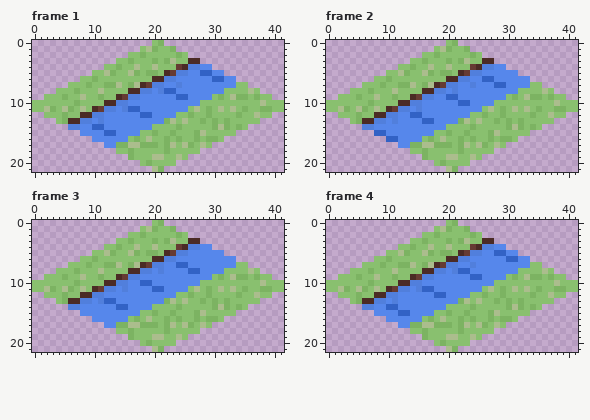
Pixel-art file: assets/river.aseprite. Above is the file before it was changed.
42x22 pixels, 6 frames. Shown: frame 1, frame 2, frame 3, frame 4. The commit also changed other frames, which this record leaves out.
And afterwards:
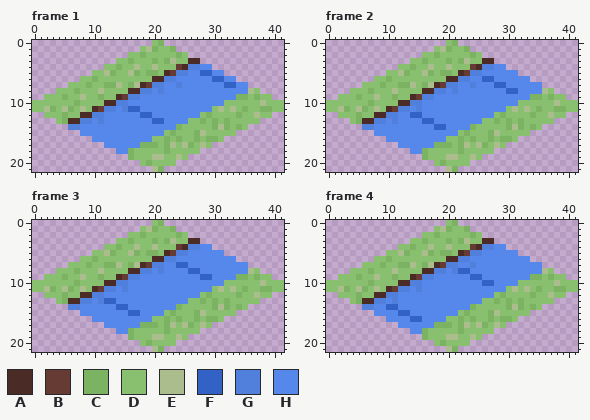
Palette (. is transparent): A #4b2b25  B #663b33  C #7cb362  D #89c06f  E #abbd8d  F #3262c5  G #517fdc  H #5687eb
The exact change:
{"change": "layer \"Waves\" added"}
{"change": "layer \"waves\" removed"}
{"where": "frame 1"}
{"frame":1,"y":7,"x":32,"old":"HHDD","new":"FFHH"}
{"frame":1,"y":8,"x":22,"old":"FF","new":"HH"}
{"frame":1,"y":8,"x":32,"old":"DDDD","new":"HHHH"}
{"frame":1,"y":9,"x":24,"old":"FF","new":"HH"}
{"frame":1,"y":9,"x":30,"old":"DCDE","new":"HHHH"}
{"frame":1,"y":10,"x":28,"old":"DDDD","new":"HHHH"}
{"frame":1,"y":11,"x":26,"old":"DEDC","new":"HHHH"}
{"frame":1,"y":12,"x":24,"old":"DDCD","new":"HHHH"}
{"frame":1,"y":13,"x":20,"old":"HHCEDE","new":"FFHHHH"}
{"frame":1,"y":14,"x":10,"old":"FF","new":"HH"}
{"frame":1,"y":14,"x":20,"old":"DDDD","new":"HHHH"}
{"frame":1,"y":15,"x":12,"old":"FF","new":"HH"}
{"frame":1,"y":15,"x":18,"old":"DDCD","new":"HHHH"}
{"frame":1,"y":16,"x":16,"old":"DCDE","new":"HHHH"}
{"frame":1,"y":17,"x":14,"old":"CCEE","new":"HHHH"}
{"frame":1,"y":18,"x":14,"old":"DD","new":"HH"}
{"where": "frame 2"}
{"frame":2,"y":7,"x":34,"old":"DD","new":"HH"}
{"frame":2,"y":8,"x":30,"old":"HHDDDD","new":"FFHHHH"}
{"frame":2,"y":9,"x":20,"old":"FF","new":"HH"}
{"frame":2,"y":9,"x":30,"old":"DCDE","new":"HHHH"}
{"frame":2,"y":10,"x":22,"old":"FF","new":"HH"}
{"frame":2,"y":10,"x":28,"old":"DDDD","new":"HHHH"}
{"frame":2,"y":11,"x":26,"old":"DEDC","new":"HHHH"}
{"frame":2,"y":12,"x":24,"old":"DDCD","new":"HHHH"}
{"frame":2,"y":13,"x":22,"old":"CEDE","new":"HHHH"}
{"frame":2,"y":14,"x":18,"old":"HHDDDD","new":"FFHHHH"}
{"frame":2,"y":15,"x":8,"old":"FF","new":"HH"}
{"frame":2,"y":15,"x":18,"old":"DDCD","new":"HHHH"}
{"frame":2,"y":16,"x":10,"old":"FF","new":"HH"}
{"frame":2,"y":16,"x":16,"old":"DCDE","new":"HHHH"}
{"frame":2,"y":17,"x":14,"old":"CCEE","new":"HHHH"}
{"frame":2,"y":18,"x":14,"old":"DD","new":"HH"}
{"where": "frame 3"}
{"frame":3,"y":7,"x":34,"old":"DD","new":"HH"}
{"frame":3,"y":8,"x":32,"old":"DDDD","new":"HHHH"}
{"frame":3,"y":9,"x":28,"old":"HHDCDE","new":"FFHHHH"}
{"frame":3,"y":10,"x":18,"old":"FF","new":"HH"}
{"frame":3,"y":10,"x":28,"old":"DDDD","new":"HHHH"}
{"frame":3,"y":11,"x":20,"old":"FF","new":"HH"}
{"frame":3,"y":11,"x":26,"old":"DEDC","new":"HHHH"}
{"frame":3,"y":12,"x":24,"old":"DDCD","new":"HHHH"}
{"frame":3,"y":13,"x":22,"old":"CEDE","new":"HHHH"}
{"frame":3,"y":14,"x":20,"old":"DDDD","new":"HHHH"}
{"frame":3,"y":15,"x":16,"old":"HHDDCD","new":"FFHHHH"}
{"frame":3,"y":16,"x":16,"old":"DCDE","new":"HHHH"}
{"frame":3,"y":17,"x":14,"old":"CCEE","new":"HHHH"}
{"frame":3,"y":18,"x":14,"old":"DD","new":"HH"}
{"where": "frame 4"}
{"frame":4,"y":5,"x":28,"old":"FF","new":"HH"}
{"frame":4,"y":6,"x":30,"old":"FF","new":"HH"}
{"frame":4,"y":7,"x":34,"old":"DD","new":"HH"}
{"frame":4,"y":8,"x":32,"old":"DDDD","new":"HHHH"}
{"frame":4,"y":9,"x":30,"old":"DCDE","new":"HHHH"}
{"frame":4,"y":10,"x":26,"old":"HHDDDD","new":"FFHHHH"}
{"frame":4,"y":11,"x":16,"old":"FF","new":"HH"}
{"frame":4,"y":11,"x":26,"old":"DEDC","new":"HHHH"}
{"frame":4,"y":12,"x":18,"old":"FF","new":"HH"}
{"frame":4,"y":12,"x":24,"old":"DDCD","new":"HHHH"}
{"frame":4,"y":13,"x":22,"old":"CEDE","new":"HHHH"}
{"frame":4,"y":14,"x":20,"old":"DDDD","new":"HHHH"}
{"frame":4,"y":15,"x":18,"old":"DDCD","new":"HHHH"}
{"frame":4,"y":16,"x":14,"old":"HHDCDE","new":"FFHHHH"}
{"frame":4,"y":17,"x":14,"old":"CCEE","new":"HHHH"}
{"frame":4,"y":18,"x":14,"old":"DD","new":"HH"}
{"label":"changed","picture_box":[92,82,248,154]}
{"label":"changed","picture_box":[374,82,542,154]}
{"label":"changed","picture_box":[116,262,248,334]}
{"label":"changed","picture_box":[410,250,542,334]}
